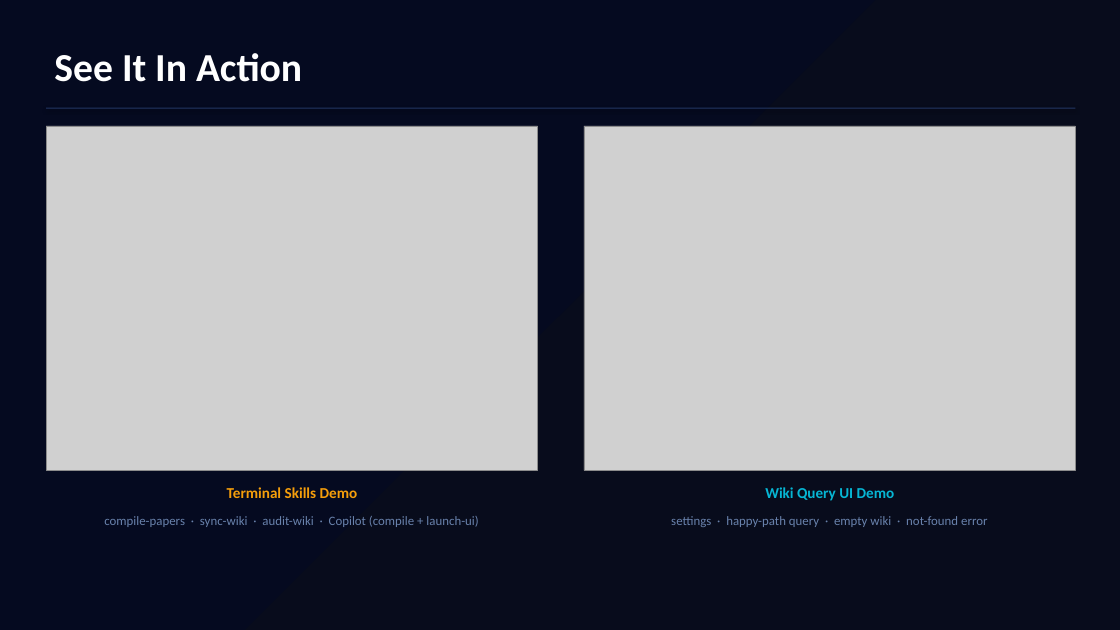
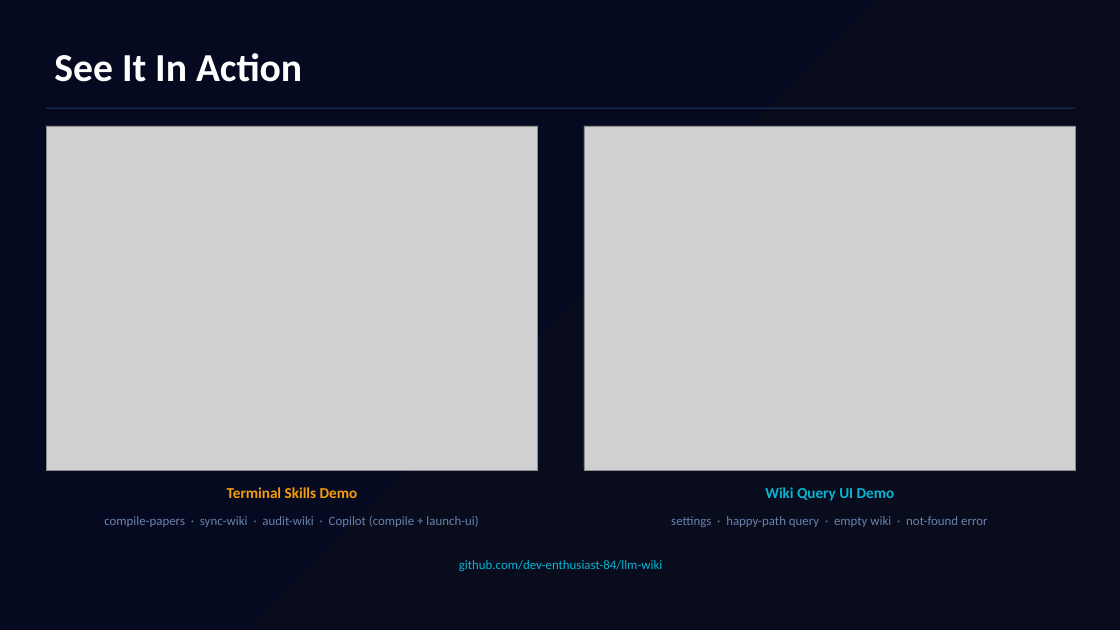
Before and after one commit to dev-enthusiast-84/llm-wiki, a slide deck: slide 5 of presentation/llm-wiki-deck.pptx. Drawn at 1120x630 pixels with LibreOffice and Linux fonts; fonts in the diff are those of the drawing; grey boxes stand for pictures. Boxes give left, top, right and bottom in pixels: in the first picture for what was removed or moved away, otherwise in the second. Text is boxed around its words. In the diff, an @@ line names an element or a change of style, - is before the commit and + after.

```diff
--- a/presentation/llm-wiki-deck.pptx
+++ b/presentation/llm-wiki-deck.pptx
@@ text added at bbox=[459, 560, 662, 571], 11 pt, text #06B6D4 @@
+github.com/dev-enthusiast-84/llm-wiki
```
Also in this commit, not shown: 1 other slide changed, 2 other files.
